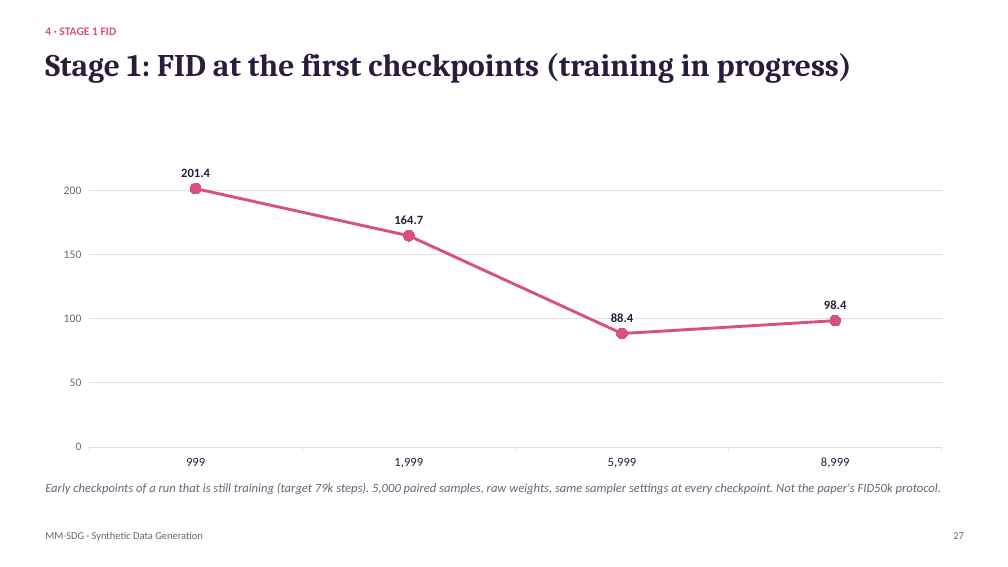
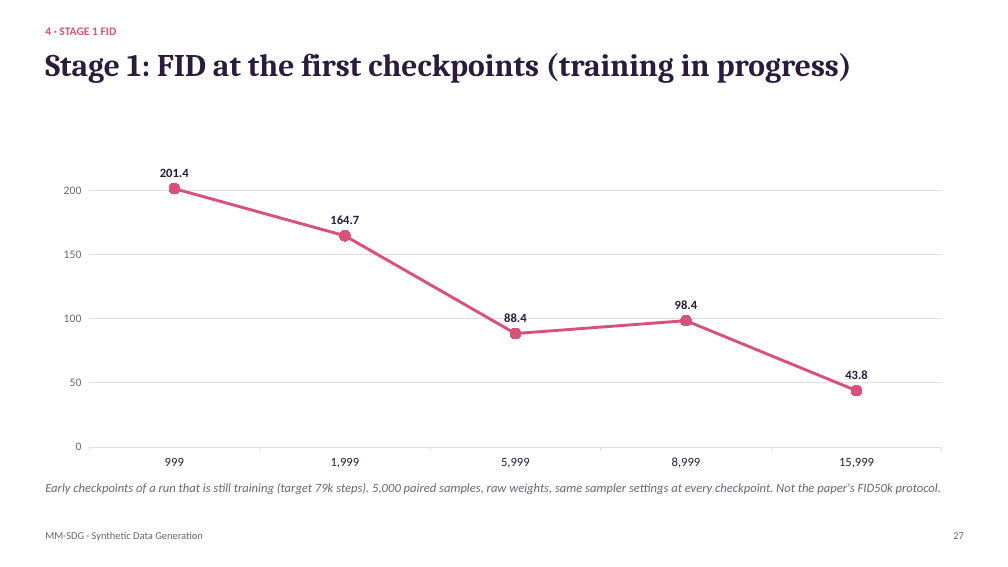
Before and after one commit to YiannisChionas/MM-SDG, a slide deck: slide 27 of presentation/MM-SDG_ablation_and_SDG.pptx. Drawn at 1008x567 pixels with LibreOffice and Linux fonts; fonts in the diff are those of the drawing. Boxes give left, top, right and bottom in pixels: in the first picture for what was removed or moved away, otherwise in the second. Text is boxed around its words. In the diff, an @@ line names an element or a change of style, - is before the commit and + after.

Commit message:
Add step-15999 FID (43.82) to the stage-1 progress chart in the deck
Reviewed the deck against our DECISIONS.md and actual experiment
results -- content matched everywhere except the stage-1 FID chart,
which stopped at step 8999 and was missing the step-15999 result
(43.82) computed just before this review. Also confirms the step-8999
uptick (201.41 -> 164.66 -> 88.40 -> 98.44) was FID measurement
variance, not a real regression -- the downward trend resumed strongly
at 15999.

```diff
--- a/presentation/MM-SDG_ablation_and_SDG.pptx
+++ b/presentation/MM-SDG_ablation_and_SDG.pptx
@@ line chart at <box>45,132,960,476</box> @@
-categories: 999, 1,999, 5,999, 8,999
+categories: 999, 1,999, 5,999, 8,999, 15,999
-Series 1: 201.4, 164.7, 88.4, 98.4
+Series 1: 201.4, 164.7, 88.4, 98.4, 43.8
```
Also in this commit, not shown: 1 other file.
